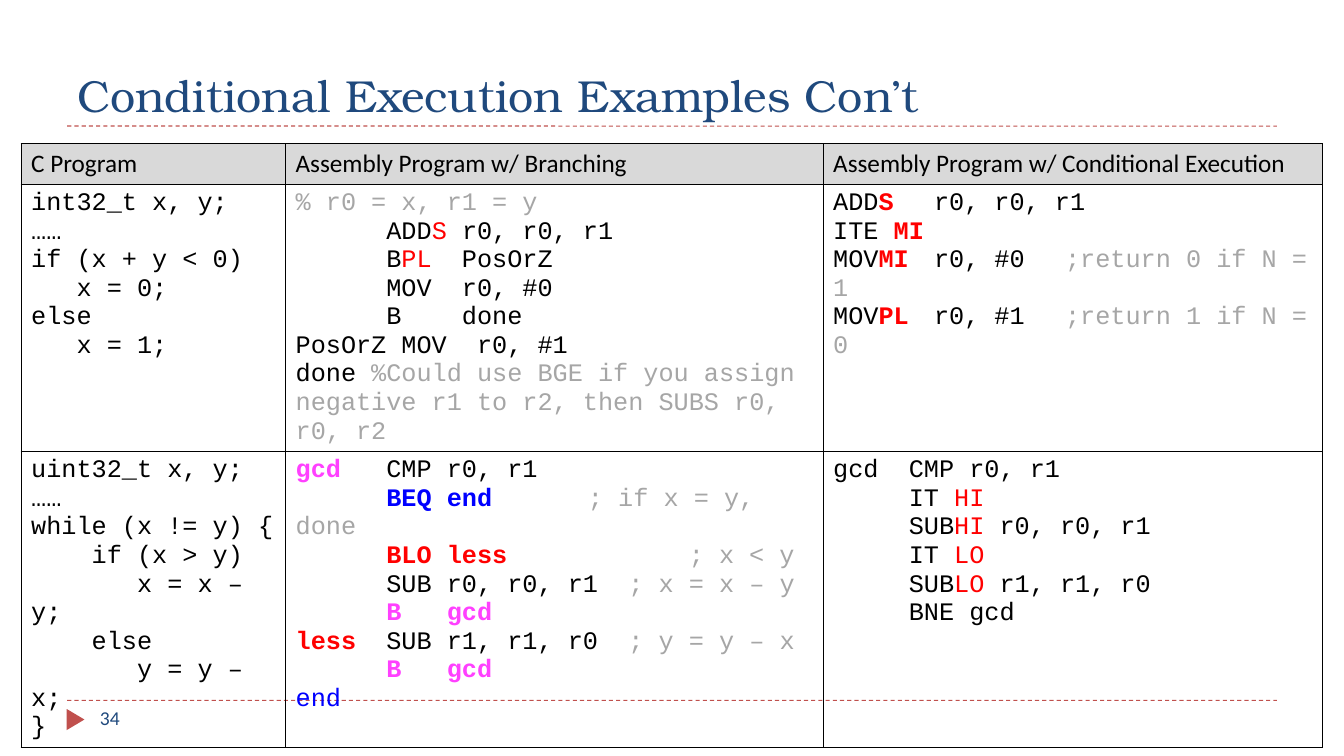
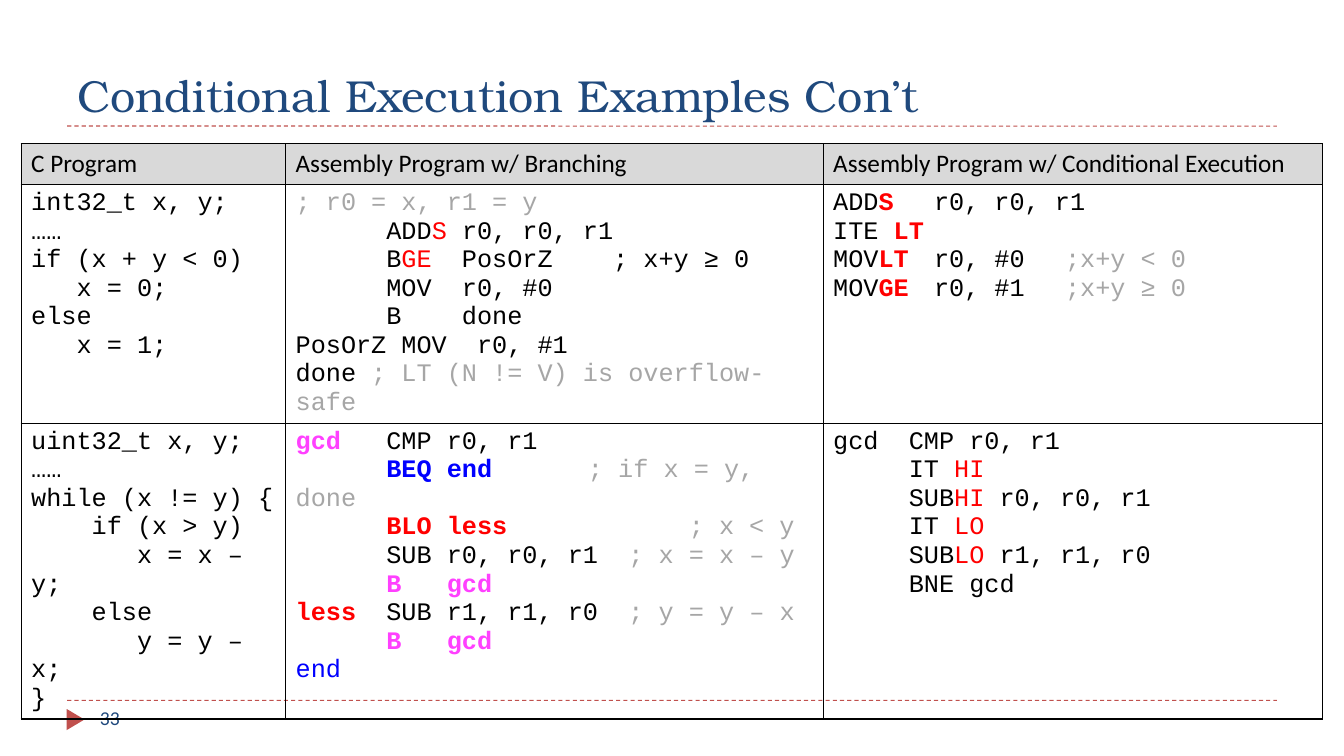
Before and after one commit to guhofstra/CSC111Fa26, a slide deck: slide 33 of PPTs/Ch6_ARM_Control_Flow.pptx (slide 34 before the commit). Drawn at 1344x756 pixels with LibreOffice and Linux fonts; fonts in the diff are those of the drawing. Boxes give left, top, right and bottom in pixels: in the first picture for what was removed or moved away, otherwise in the second. Text is boxed around its words. In the diff, an @@ line names an element or a change of style, - is before the commit and + after.

```diff
--- a/PPTs/Ch6_ARM_Control_Flow.pptx
+++ b/PPTs/Ch6_ARM_Control_Flow.pptx
@@ table at [21, 143, 1323, 686] @@
-row 2, column 2: % r0 = x, r1 = y / ADDS r0, r0, r1 / BPL PosOrZ / MOV r0, #0 / B done / PosOrZ MOV r0, #1 / done %Could use BGE if you assign negative r1 to r2, then SUBS r0, r0, r2
+row 2, column 2: ; r0 = x, r1 = y / ADDS r0, r0, r1 / BGE PosOrZ ; x+y ≥ 0 / MOV r0, #0 / B done / PosOrZ MOV r0, #1 / done ; LT (N != V) is overflow-safe
-row 2, column 3: ADDS r0, r0, r1 / ITE MI / MOVMI r0, #0 ;return 0 if N = 1 / MOVPL r0, #1 ;return 1 if N = 0
+row 2, column 3: ADDS r0, r0, r1 / ITE LT / MOVLT r0, #0 ;x+y < 0 / MOVGE r0, #1 ;x+y ≥ 0
@@ page number at [100, 712, 120, 725]: text changed @@
-34
+33
```
Also in this commit, not shown: 18 other slides changed, 2 slides removed, 3 other files.
